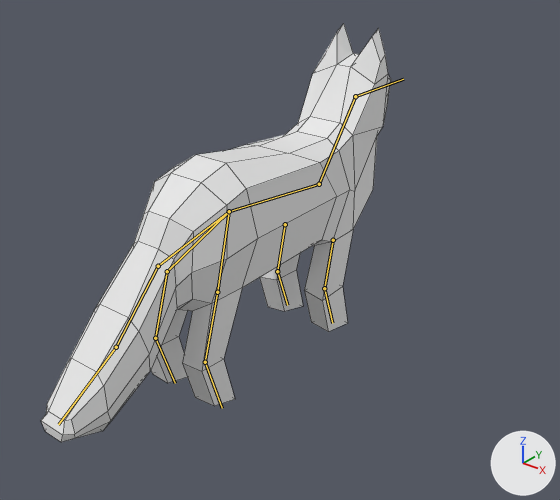
A saved change to the FBX model Models/Tiere/Fuchs_1/Fuchs_1.fbx.
Rendered twice from a camera (50 mm lens) standing at (6.67, -7.83, 6.61) and looking at (0.89, -0.6, 2.13). Lighting does not change. The marker at lower right points along +X, +Y and +Z. The bones that bend it are drawn over the model as lines. Mesh edges are drawn as thin lines.
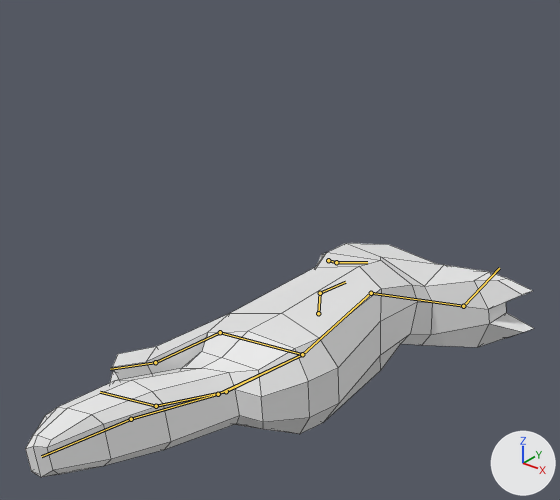
Commit message: Fuchs verbessert
Animation zum Fuchs hinzugefügt

The newer file adds an action. The first version stands in its rest pose; the second is drawn at frame 23 of the action 'Armature|sterben'.

The change, as a diff of the scene's bpy script:
```diff
--- a/Models/Tiere/Fuchs_1/Fuchs_1.fbx.py
+++ b/Models/Tiere/Fuchs_1/Fuchs_1.fbx.py
@@ bone_bauch_bone @@
 bone_bauch_bone = bpy.data.objects['Armature'].pose.bones['Bauch_Bone']
-bone_bauch_bone.location = (0.0, 0.0, 0.0)
-bone_bauch_bone.rotation_quaternion = (1.0, 0.0, 0.0, 0.0)  # degrees (0, 0, 0)
+bone_bauch_bone.location = (-0.432, 0.053, 0.581)
+bone_bauch_bone.rotation_quaternion = (0.731, 0.002, 0.679, -0.072)  # degrees (-51, 83, -57)
@@ bone_hals_bone @@
 bone_hals_bone = bpy.data.objects['Armature'].pose.bones['Hals_Bone']  # child of 'Bauch_Bone'
-bone_hals_bone.rotation_quaternion = (1.0, 0.0, 0.0, 0.0)  # degrees (0, 0, 0)
+bone_hals_bone.rotation_quaternion = (0.996, 0.027, 0.008, 0.086)  # degrees (3, 1, 10)
@@ bone_kopf_bone @@
 bone_kopf_bone = bpy.data.objects['Armature'].pose.bones['Kopf_Bone']  # child of 'Hals_Bone'
-bone_kopf_bone.rotation_quaternion = (1.0, 0.0, 0.0, 0.0)  # degrees (0, 0, 0)
+bone_kopf_bone.rotation_quaternion = (0.991, -0.057, -0.122, 0.008)  # degrees (-7, -14, 2)
@@ bone_oberschenkel_lv_bone @@
 bone_oberschenkel_lv_bone = bpy.data.objects['Armature'].pose.bones['Oberschenkel_lv_Bone']  # child of 'Bauch_Bone'
-bone_oberschenkel_lv_bone.location = (0.0, 0.0, 0.0)
-bone_oberschenkel_lv_bone.rotation_quaternion = (1.0, 0.0, 0.0, 0.0)  # degrees (0, 0, 0)
+bone_oberschenkel_lv_bone.location = (-0.003, -0.027, -0.016)
+bone_oberschenkel_lv_bone.rotation_quaternion = (0.758, -0.609, 0.107, 0.206)  # degrees (-75, 24, 11)
@@ bone_oberschenkel_rv_bone @@
 bone_oberschenkel_rv_bone = bpy.data.objects['Armature'].pose.bones['Oberschenkel_rv_Bone']  # child of 'Bauch_Bone'
-bone_oberschenkel_rv_bone.location = (0.0, 0.0, 0.0)
-bone_oberschenkel_rv_bone.rotation_quaternion = (1.0, 0.0, 0.0, 0.0)  # degrees (0, 0, 0)
+bone_oberschenkel_rv_bone.location = (0.003, 0.027, 0.016)
+bone_oberschenkel_rv_bone.rotation_quaternion = (0.813, -0.574, 0.092, -0.043)  # degrees (-71, 6, -10)
@@ bone_hüfte_lh_bone @@
 bone_hüfte_lh_bone = bpy.data.objects['Armature'].pose.bones['Hüfte_lh_Bone']
-bone_hüfte_lh_bone.location = (0.0, 0.0, 0.0)
-bone_hüfte_lh_bone.rotation_quaternion = (1.0, 0.0, 0.0, 0.0)  # degrees (0, 0, 0)
+bone_hüfte_lh_bone.location = (0.675, 0.207, 0.167)
+bone_hüfte_lh_bone.rotation_quaternion = (0.73, 0.012, -0.451, 0.514)  # degrees (-37, -42, 85)
@@ bone_oberschenkel_lh_bone @@
 bone_oberschenkel_lh_bone = bpy.data.objects['Armature'].pose.bones['Oberschenkel_lh_Bone']  # child of 'Hüfte_lh_Bone'
-bone_oberschenkel_lh_bone.rotation_quaternion = (1.0, 0.0, 0.0, 0.0)  # degrees (0, 0, 0)
+bone_oberschenkel_lh_bone.rotation_quaternion = (0.954, 0.221, 0.024, 0.201)  # degrees (26, -2, 23)
@@ bone_hüfte_hr_bone @@
 bone_hüfte_hr_bone = bpy.data.objects['Armature'].pose.bones['Hüfte_hr_Bone']
-bone_hüfte_hr_bone.location = (0.0, 0.0, 0.0)
-bone_hüfte_hr_bone.rotation_quaternion = (1.0, 0.0, 0.0, 0.0)  # degrees (0, 0, 0)
+bone_hüfte_hr_bone.location = (0.058, 0.552, 0.467)
+bone_hüfte_hr_bone.rotation_quaternion = (0.73, 0.008, -0.441, 0.522)  # degrees (-36, -41, 85)
@@ bone_oberschenkel_rh_bone @@
 bone_oberschenkel_rh_bone = bpy.data.objects['Armature'].pose.bones['Oberschenkel_rh_Bone']  # child of 'Hüfte_hr_Bone'
-bone_oberschenkel_rh_bone.rotation_quaternion = (1.0, 0.0, 0.0, 0.0)  # degrees (0, 0, 0)
+bone_oberschenkel_rh_bone.rotation_quaternion = (0.962, 0.267, -0.048, 0.027)  # degrees (31, -6, 1)
@@ bone_gesäß_bone @@
 bone_gesäß_bone = bpy.data.objects['Armature'].pose.bones['Gesäß_Bone']
-bone_gesäß_bone.location = (0.0, 0.0, 0.0)
-bone_gesäß_bone.rotation_quaternion = (1.0, 0.0, 0.0, 0.0)  # degrees (0, 0, 0)
+bone_gesäß_bone.location = (-0.432, 0.136, -0.567)
+bone_gesäß_bone.rotation_quaternion = (0.73, -0.012, -0.666, -0.151)  # degrees (59, -78, -72)
@@ bone_schwanz_bone @@
 bone_schwanz_bone = bpy.data.objects['Armature'].pose.bones['Schwanz_Bone']  # child of 'Gesäß_Bone'
-bone_schwanz_bone.rotation_quaternion = (1.0, 0.0, 0.0, 0.0)  # degrees (0, 0, 0)
+bone_schwanz_bone.rotation_quaternion = (0.987, 0.147, 0.054, 0.021)  # degrees (17, 6, 3)
```

Boxes (x1, y1, x2, y2) around the edits, measured in the pictures (560 x 500 px):
'Cube', posed (45% wider, 44% shorter)
    before: (41, 24, 391, 442)
    after: (25, 243, 534, 477)
bone 'Bauch_Bone', root to tip
    before: (229, 211) to (319, 184)
    after: (302, 354) to (371, 292)
bone 'Hals_Bone', root to tip
    before: (319, 184) to (355, 96)
    after: (371, 293) to (463, 306)
bone 'Kopf_Bone', root to tip
    before: (355, 96) to (403, 79)
    after: (463, 306) to (499, 268)
bone 'Oberschenkel_lv_Bone', root to tip
    before: (285, 224) to (277, 271)
    after: (328, 260) to (336, 262)
bone 'Oberschenkel_rv_Bone', root to tip
    before: (333, 240) to (324, 288)
    after: (318, 313) to (320, 293)
bone 'Hüfte_lh_Bone', root to tip
    before: (229, 211) to (167, 271)
    after: (302, 354) to (220, 332)
bone 'Oberschenkel_lh_Bone', root to tip
    before: (167, 271) to (155, 338)
    after: (220, 332) to (155, 362)
bone 'Hüfte_hr_Bone', root to tip
    before: (229, 211) to (217, 292)
    after: (302, 354) to (226, 391)
bone 'Oberschenkel_rh_Bone', root to tip
    before: (217, 292) to (205, 362)
    after: (226, 391) to (156, 406)
bone 'Gesäß_Bone', root to tip
    before: (229, 211) to (158, 266)
    after: (302, 354) to (218, 394)
bone 'Schwanz_Bone', root to tip
    before: (158, 266) to (116, 347)
    after: (218, 394) to (131, 419)
